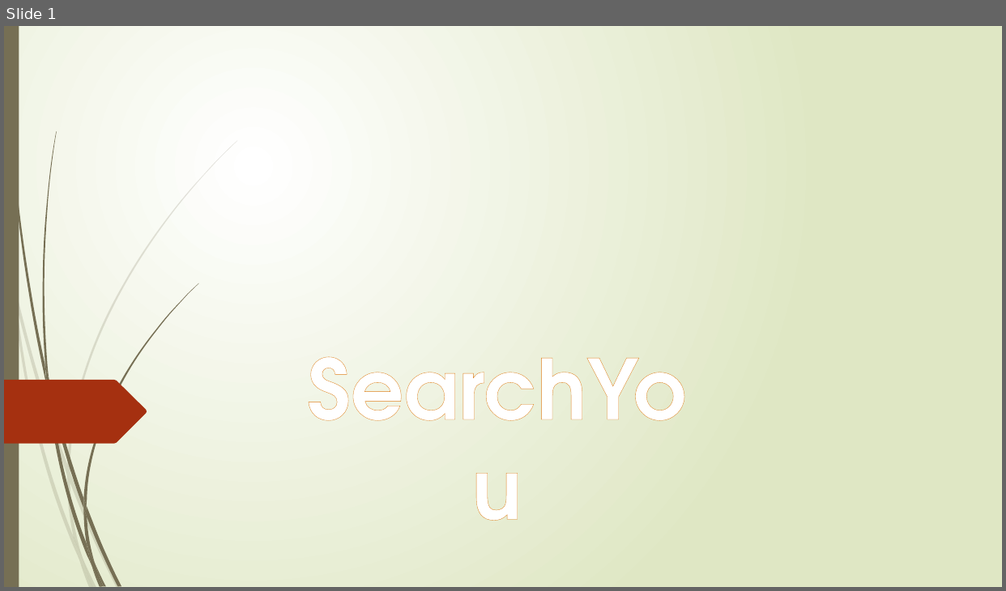
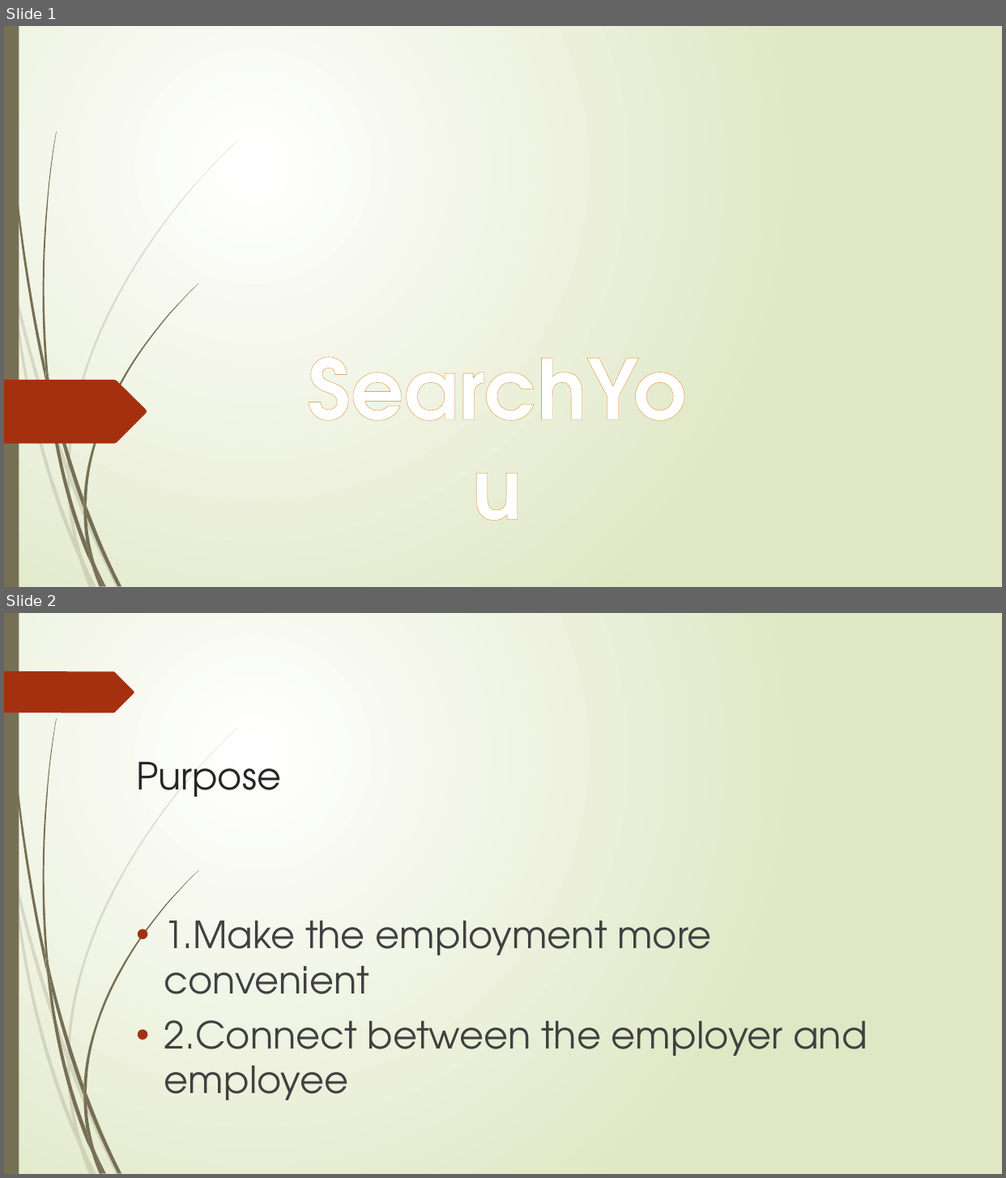
Before and after one commit to MobileApps-BJTU/OnlyYou, a slide deck: SearchYou-ppt.pptx. Shown one above the other, each under a label of ours: slide 1 before the commit, slides 1 and 2 after it. The pictures are 1006x591 and 1006x1178 pixels, drawn with LibreOffice and Linux fonts; fonts in the diff are those of the drawing. Boxes give left, top, right and bottom in pixels: in the first picture for what was removed or moved away, otherwise in the second. Text is boxed around its words. In the diff, an @@ line names an element or a change of style, - is before the commit and + after.

Commit message:
presentation

```diff
--- a/SearchYou-ppt.pptx
+++ b/SearchYou-ppt.pptx
@@ slide 2 added at (4,613,1002,1174), background gradient #FFFFFF to #DFE8C4; not listed: 23 template elements that a slide beside it also shows @@
@@ freeform shape added at (4,671,134,713), fill #A53010 @@
@@ text added at (136,762,281,797), 36 pt, text #262626 @@
+Purpose
@@ text added at (164,921,867,1067), 36 pt, text #404040 @@
+• 1.Make the employment more convenient
+• 2.Connect between the employer and employee
```
Also in this commit, not shown: 1 other slide added, 2 other files.
